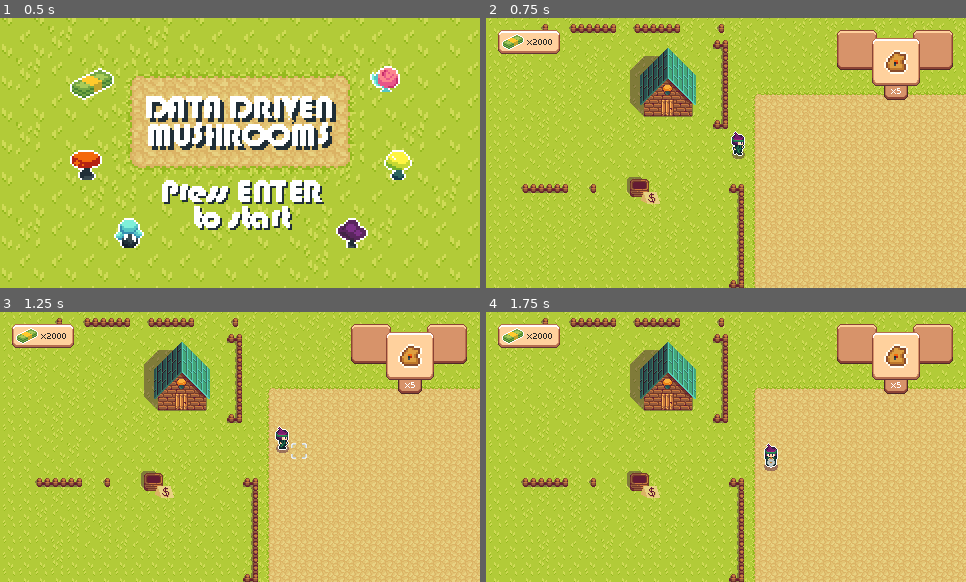
Above: before the commit, frames 1-4 (two rows, left to right).
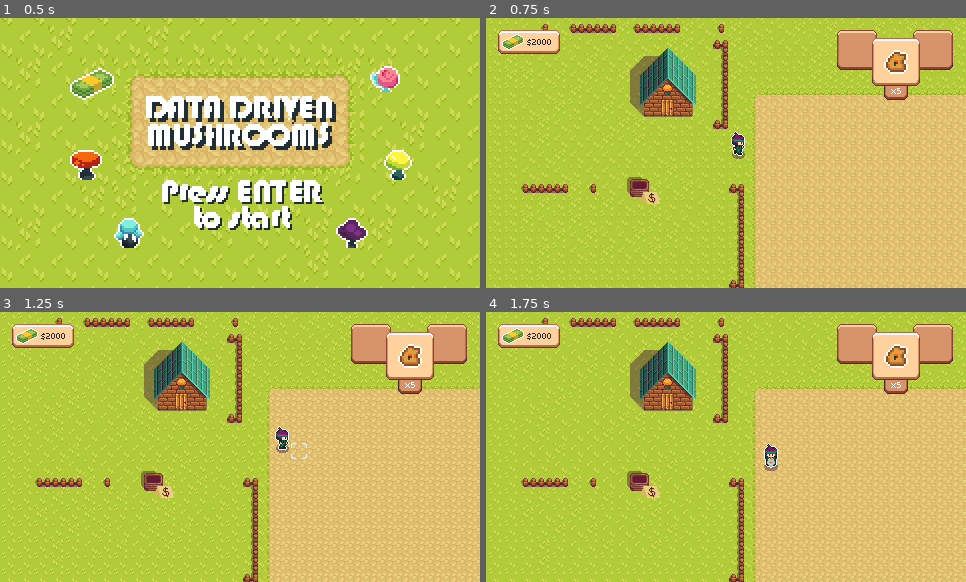
Above: after the commit, the same moments.

Repository: Jukaio/GGJ2024
Game: Godot game, scene res://scenes/main_menu.tscn
Same seed, same stepped clock (60 frames per second), same inputs: the game is played once before the commit and once after it.
Inputs:
- Up to frame 1 (0.5 s): no input
- Up to frame 2 (0.75 s): tap Enter (Start) at 0.5 s; hold D (right) from 0.53 s (still down); tap Space (interact) at 0.6 s
- Up to frame 3 (1.25 s): keep holding D (right)
- Up to frame 4 (1.75 s): release D (right) at 1.28 s; hold S (down) from 1.28 s (still down); tap Enter (Start) at 1.35 s; tap Space (interact) at 1.55 s

Frame 1 is identical in both runs. In frame 2, less than 0.1% of the frame differs, in the area x 8-14%, y 7-11%; in frame 3, less than 0.1%; in frame 4, less than 0.1%.

Commit message:
adjust dollar textings

Diff:
--- a/scripts/ShopPurchaseSlot.gd
+++ b/scripts/ShopPurchaseSlot.gd
@@ -28,7 +28,7 @@
 	Cost = cost
 	visible = true
 
-	priceLabel.text = str(cost)
+	priceLabel.text = "$%d"%(cost)
 
 # Called when the node enters the scene tree for the first time.
 func _ready():
--- a/scripts/UI.gd
+++ b/scripts/UI.gd
@@ -103,7 +103,7 @@
 
 func set_money_text(value : int):
 	if g_last_money != value:
-		money_text.text = "x%d" % min(value, 9999)
+		money_text.text = "$%d" % min(value, 9999)
 		g_last_money = value
 
 func _process(delta):
--- a/scripts/sales_bucket.gd
+++ b/scripts/sales_bucket.gd
@@ -90,7 +90,7 @@
 	player.Money += money_value
 
 	moneyLabel.position = labelStartPosition
-	moneyLabel.text = str(money_value) + "$"
+	moneyLabel.text = "$%d" % money_value
 
 	var tween_delay = get_tree().create_tween()
 
